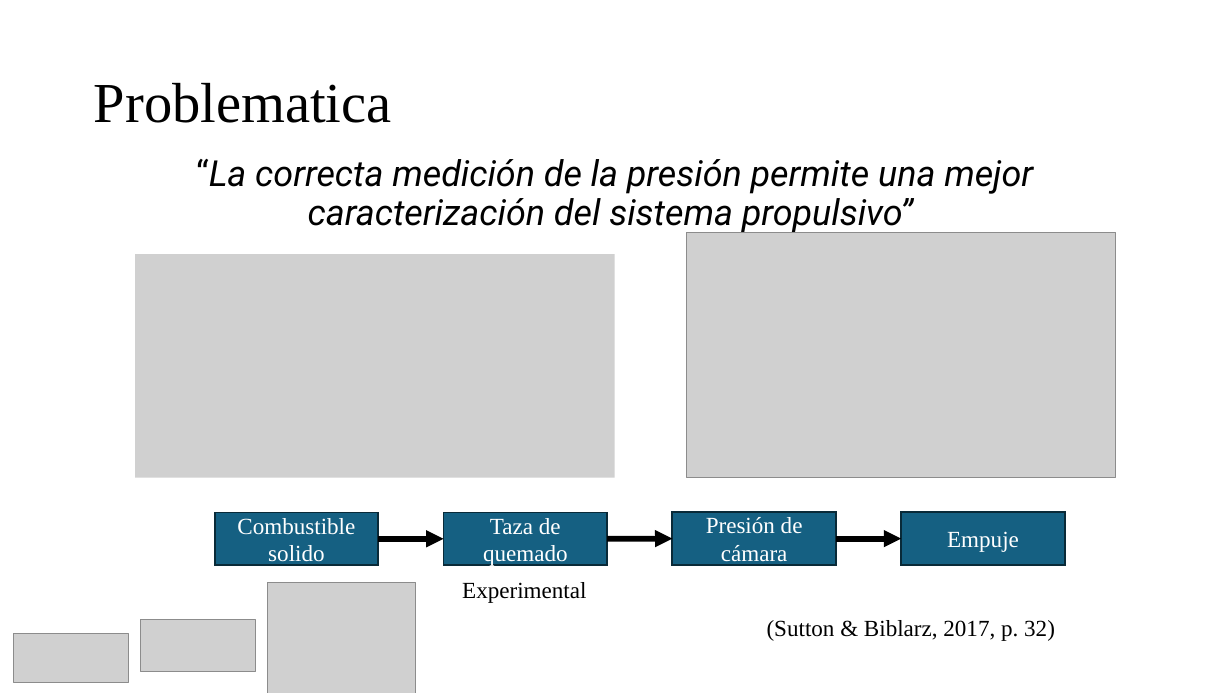
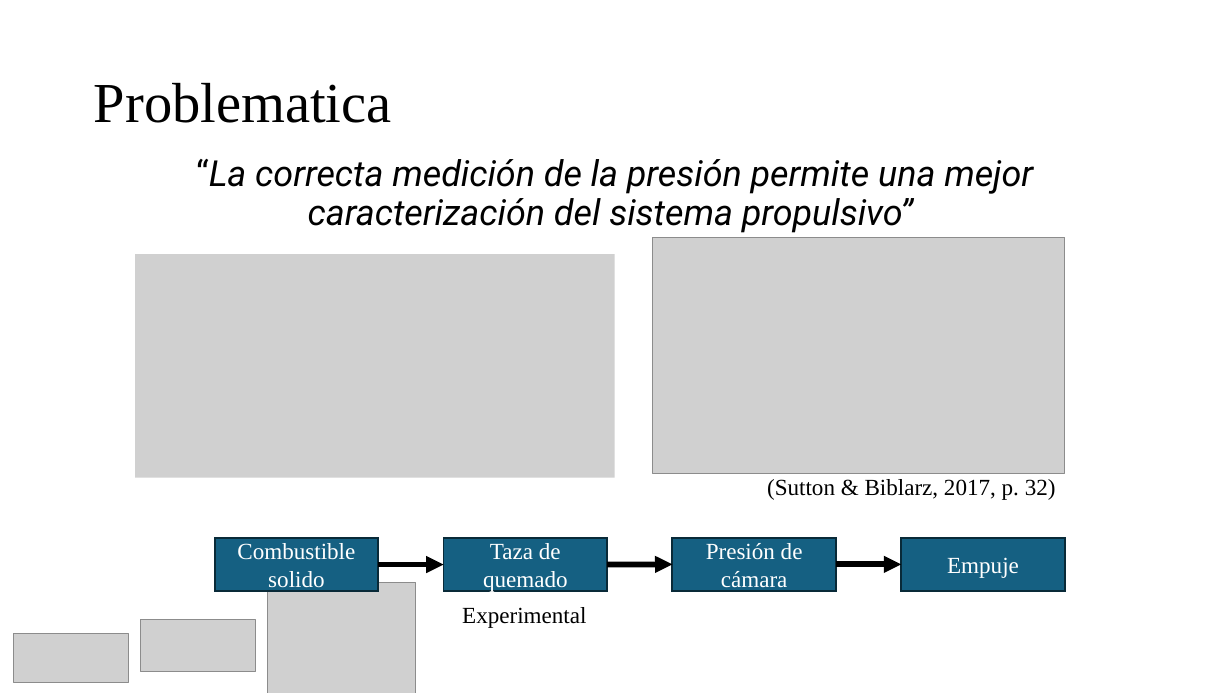
Before and after one commit to Archimedean2345/The-thermal-repository, a slide deck: slide 3 of PIAE2-Presentacion Tecnica.pptx. Drawn at 1232x693 pixels with LibreOffice and Linux fonts; fonts in the diff are those of the drawing; grey boxes stand for pictures. Boxes give left, top, right and bottom in pixels: in the first picture for what was removed or moved away, otherwise in the second. Text is boxed around its words. In the diff, an @@ line names an element or a change of style, - is before the commit and + after.

```diff
--- a/PIAE2-Presentacion Tecnica.pptx
+++ b/PIAE2-Presentacion Tecnica.pptx
@@ picture: place and size @@
-picture at bbox=[687, 232, 1116, 478]
+picture at bbox=[653, 237, 1066, 472]
@@ text "(Sutton & Biblarz, 2017, p. ...": place and size @@
-text "(Sutton & Biblarz, 2017, p. ..." at bbox=[767, 620, 1055, 641]
+text "(Sutton & Biblarz, 2017, p. ..." at bbox=[767, 479, 1056, 500]
@@ text "(Sutton & Biblarz, 2017, p. ..." at bbox=[767, 479, 1056, 500]: alignment left to right @@
@@ 4 rectangles, 3 arrows, 1 text: place and size @@
-4 rectangles, 3 arrows, 1 text at bbox=[214, 513, 1065, 603]
+4 rectangles, 3 arrows, 1 text at bbox=[214, 538, 1065, 628]
```
Also in this commit, not shown: 13 other slides changed, 1 slide added, 1 slide removed.
